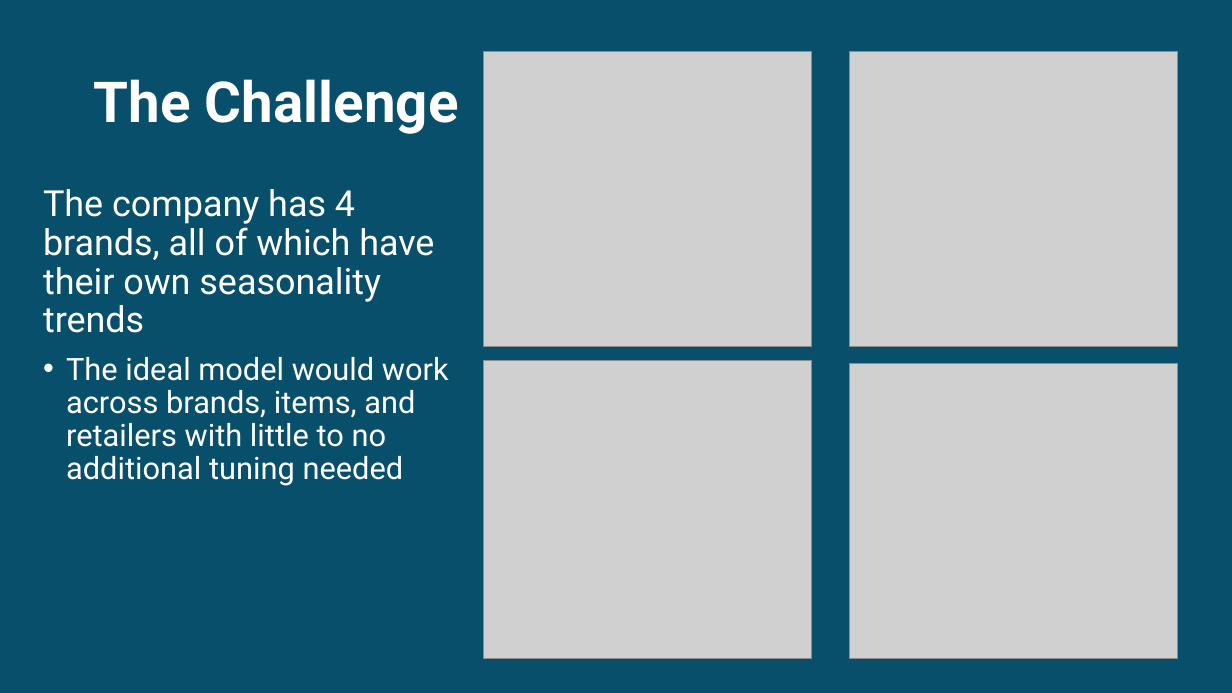
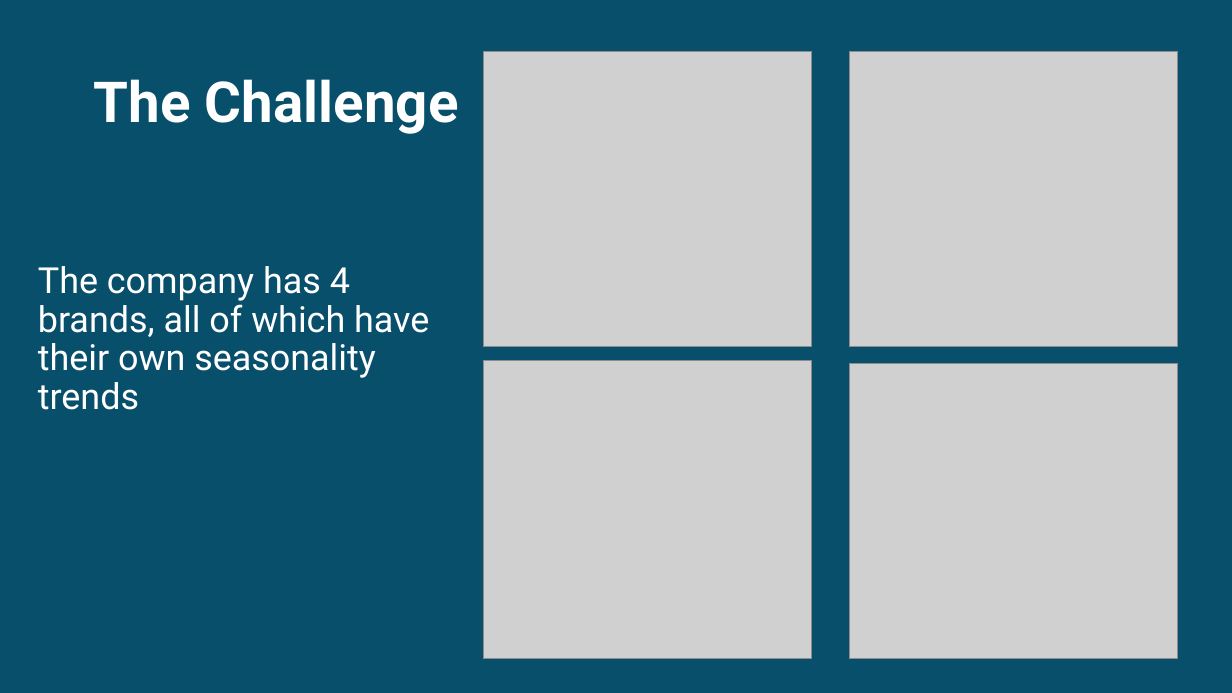
Before and after one commit to jstipe1/AI_Project_3, a slide deck: slide 3 of Forecasting_presentation.pptx. Drawn at 1232x693 pixels with LibreOffice and Linux fonts; fonts in the diff are those of the drawing; grey boxes stand for pictures. Boxes give left, top, right and bottom in pixels: in the first picture for what was removed or moved away, otherwise in the second. Text is boxed around its words. In the diff, an @@ line names an element or a change of style, - is before the commit and + after.

```diff
--- a/Forecasting_presentation.pptx
+++ b/Forecasting_presentation.pptx
@@ text "The company has 4 brands, ...": place and size @@
-text "The company has 4 brands, ..." at (43, 189, 449, 486)
+text "The company has 4 brands, ..." at (38, 266, 429, 410)
@@ text at (66, 357, 449, 486): paragraph removed @@
-• The ideal model would work across brands, items, and retailers with little to no additional tuning needed
```
Also in this commit, not shown: 7 other slides changed.
